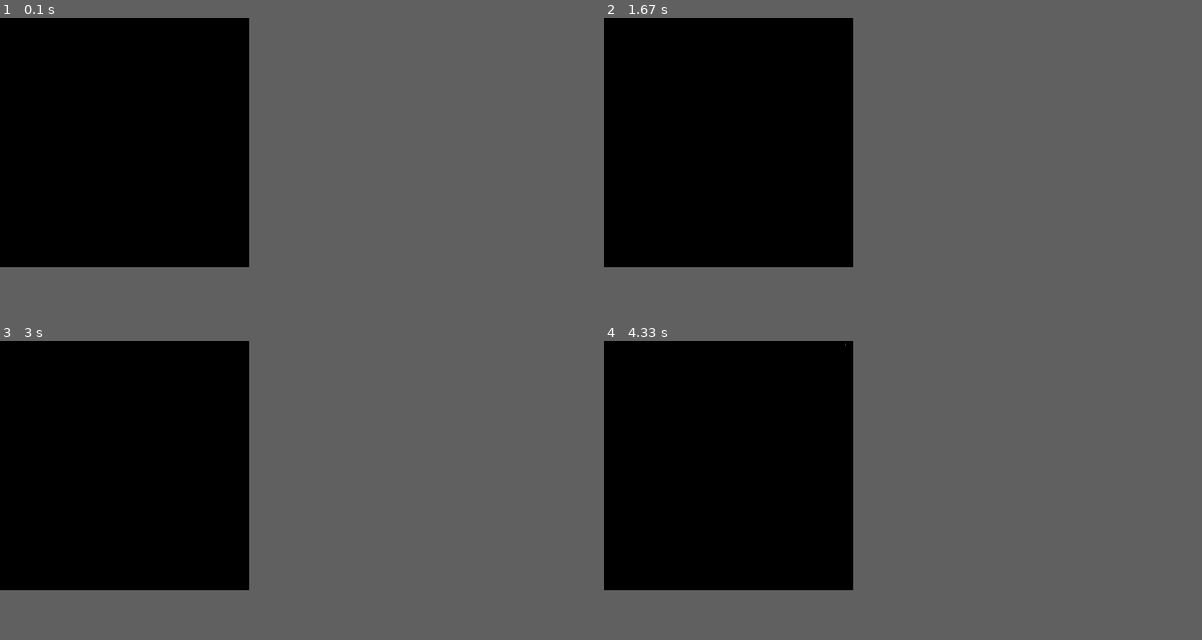
Above: before the commit, frames 1-4 (two rows, left to right).
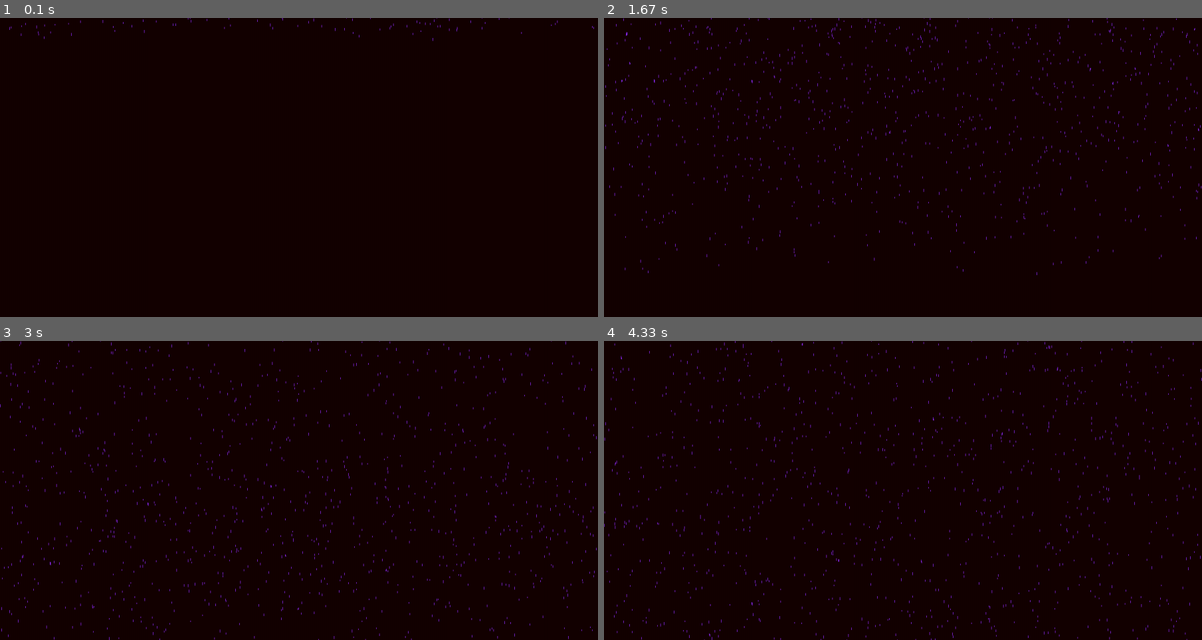
Above: after the commit, the same moments.

Repository: LittleFinchy/mini-pygames
Game: pygame game, started from main.py
Two runs of this game, one before a commit and one after it. Both use one fixed random seed, a clock stepped at 60 frames per second and the inputs below.
Inputs:
- Up to frame 1 (0.1 s): no input
- Up to frame 2 (1.67 s): no input
- Up to frame 3 (3 s): no input
- Up to frame 4 (4.33 s): no input
In our replay, the window is 375x375 before the commit and 900x450 after it. These sizes can differ from the game's own. Grey fills any space a smaller window leaves; there, only what the larger window draws over its background counts as a difference.

The runs differ from the first frame. In frame 1, 0.1% of the frame differs, in the area x 1-100%, y 0-8%; in frame 2, 1.3%; in frame 3, 1.5%; in frame 4, 1.5%, in the area x 0-100%, y 0-100%.

Commit message:
Rain
All rain drops work

Diff:
--- a/drop.py
+++ b/drop.py
@@ -4,20 +4,17 @@
 class Drop:
     def __init__(self):
         self.x = random.randint(0, pygame.display.get_surface().get_size()[0])
-        self.y = -100 #random.randint(pygame.display.get_surface().get_size()[1] - 100, pygame.display.get_surface().get_size()[1])
+        self.y = random.randint(-500, -10)
         self.len_ = random.randint(5, 10)/2
-        self.speed = random.randint(1,4) / 10
+        self.speed = random.randint(5,10) / 2
 
     def fall(self):
         self.y += self.speed
 
         if self.y > pygame.display.get_surface().get_size()[1]:
-            self.y = -100 #random.randint(pygame.display.get_surface().get_size()[1] - 100, pygame.display.get_surface().get_size()[1])
+            self.y = random.randint(-200, -10)
+            self.x = random.randint(0, pygame.display.get_surface().get_size()[0])
+            self.speed = random.randint(5,10) / 2
 
     def show(self, win):
         pygame.draw.line(win, (138, 42, 240), (self.x, self.y), (self.x, self.y + self.len_))
-
-    def doctor(self):
-        print('X: ', self.x)
-        print('Y: ', self.y)
-        print('speed: ', self.speed)
--- a/main.py
+++ b/main.py
@@ -4,28 +4,32 @@
 
 pygame.init()
 
-win = pygame.display.set_mode((500,500))
+win = pygame.display.set_mode((1200,600))
 clock = pygame.time.Clock()
 
-RED = (255,0,0)
+RED = (20,0,0)
+NUM_OF_DROPS = 1200
 
-pygame.display.set_caption('This was just a test')
+pygame.display.set_caption('I only want to see you bathing in the purple rain')
 
-
-test = Drop()
+all_drops = []
+for i in range(NUM_OF_DROPS):
+    all_drops.append(Drop())
 
 run = True
 while run:
-    print((pygame.display.get_surface().get_size())[0])
-    test.fall()
-    test.show(win)
-    test.doctor()
+
+    for i in range(NUM_OF_DROPS):
+        all_drops[i].fall()
+        all_drops[i].show(win)
+
+
     for event in pygame.event.get():
         if event.type == pygame.QUIT:
             run = False
 
     pygame.display.update()
-    win.fill((0,0,0))
+    win.fill(RED)
 
 
 pygame.quit()
